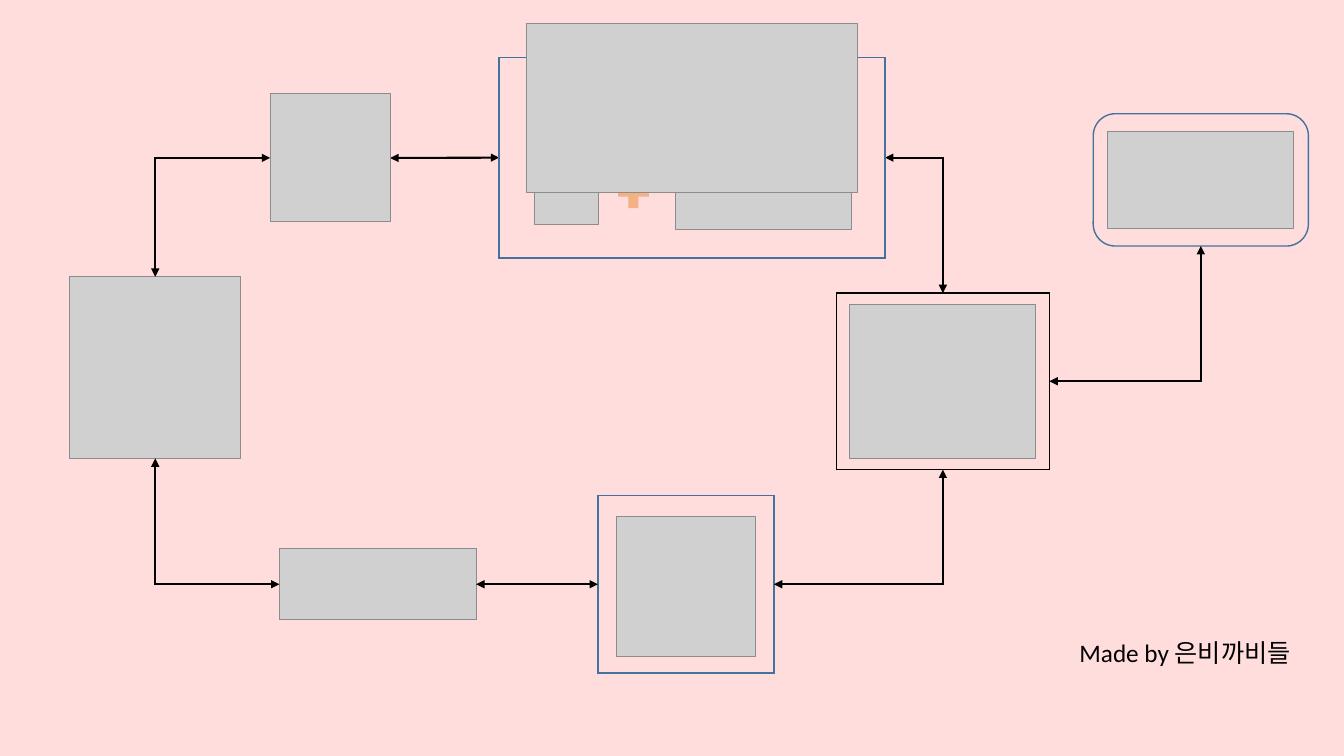
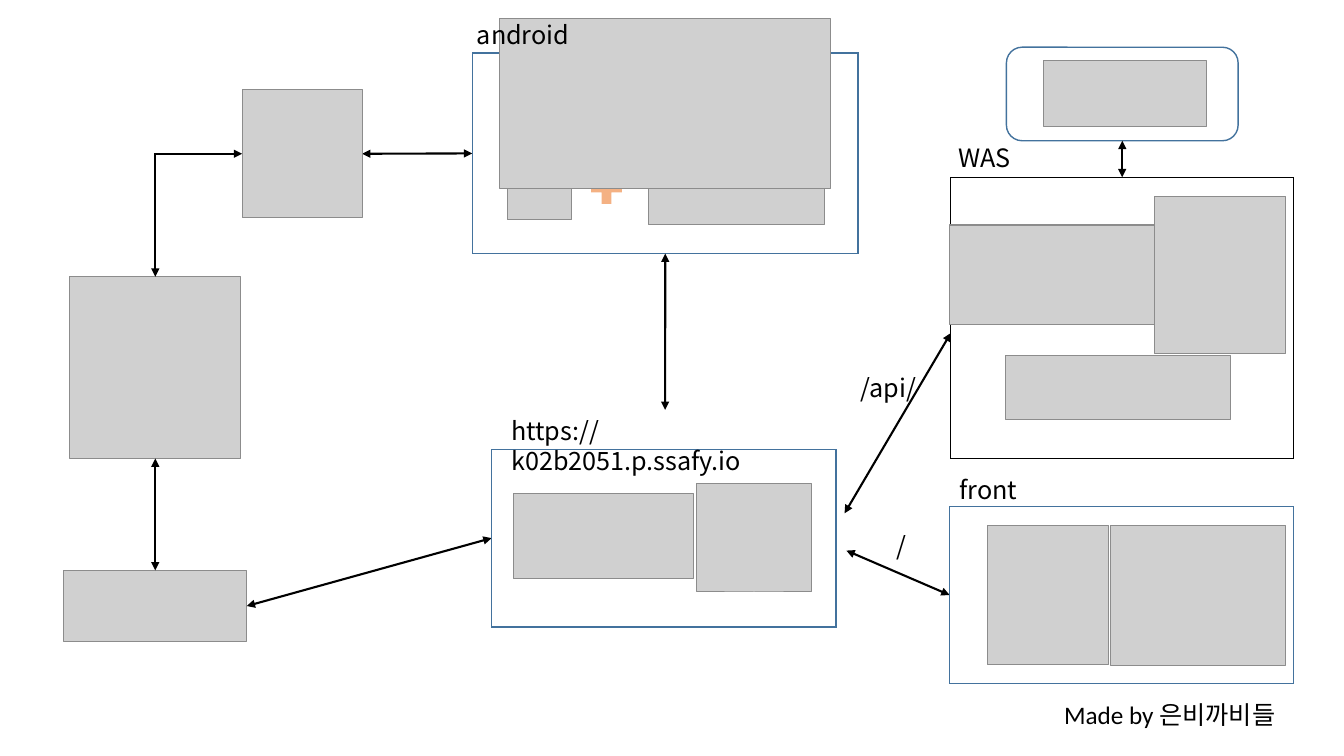
Before and after one commit to 91hongppie/Damda, a slide deck: slide 1 of 발표자료/아키텍처.pptx. Drawn at 1344x756 pixels with LibreOffice and Linux fonts; fonts in the diff are those of the drawing; grey boxes stand for pictures. Boxes give left, top, right and bottom in pixels: in the first picture for what was removed or moved away, otherwise in the second. Text is boxed around its words. In the diff, an @@ line names an element or a change of style, - is before the commit and + after.

```diff
--- a/발표자료/아키텍처.pptx
+++ b/발표자료/아키텍처.pptx
@@ background #FFDDDD to #FFFFFF @@
@@ text added at box(477, 18, 569, 50), 18 pt, text #000000 @@
+android
@@ rounded rectangle: place and size @@
-rounded rectangle at box(1094, 114, 1309, 246)
+rounded rectangle at box(1007, 47, 1239, 141)
@@ picture added at box(1044, 60, 1207, 126) @@
@@ text added at box(958, 148, 1010, 168), 18 pt, text #000000 @@
+WAS
@@ picture removed at box(1108, 132, 1295, 229) @@
@@ elbow double arrow moved from (1050, 381) - (1201, 246) to (1122, 177) - (1122, 141) @@
@@ elbow double arrow moved from (155, 277) - (270, 158) to (155, 277) - (242, 154) @@
@@ 2 pictures, 1 double arrow: place and size @@
-2 pictures, 1 double arrow at box(270, 94, 852, 230)
+2 pictures, 1 double arrow at box(242, 90, 825, 226)
@@ 2 pictures, 1 rectangle, 1 plus sign: place and size @@
-2 pictures, 1 rectangle, 1 plus sign at box(499, 23, 885, 258)
+2 pictures, 1 rectangle, 1 plus sign at box(473, 19, 859, 254)
@@ elbow double arrow removed from (885, 157) to (943, 293) @@
@@ rectangle: place and size @@
-rectangle at box(837, 293, 1050, 470)
+rectangle at box(951, 177, 1294, 459)
@@ picture added at box(1154, 197, 1287, 354) @@
@@ picture added at box(950, 225, 1175, 325) @@
@@ double arrow added from (665, 410) to (665, 254), #000000 1.5 pt @@
@@ picture removed at box(850, 304, 1035, 459) @@
@@ double arrow added from (845, 513) to (951, 333), #000000 1.5 pt @@
@@ picture added at box(1006, 356, 1231, 419) @@
@@ text added at box(860, 377, 916, 403), 18 pt, text #000000 @@
+/api/
@@ group added at box(492, 420, 837, 627): 2 pictures, 1 rectangle, 1 text @@
+https://k02b2051.p.ssafy.io
@@ elbow double arrow moved from (155, 459) - (279, 585) to (155, 459) - (155, 571) @@
@@ elbow double arrow removed from (774, 585) to (943, 470) @@
@@ text added at box(959, 478, 1017, 500), 18 pt, text #000000 @@
+front
@@ rectangle: place and size @@
-rectangle at box(598, 496, 774, 674)
+rectangle at box(950, 506, 1295, 684)
@@ double arrow moved from (476, 585) - (598, 585) to (247, 606) - (492, 538) @@
@@ text added at box(887, 525, 929, 566), 18 pt, text #000000 @@
+/
@@ picture: place and size @@
-picture at box(616, 517, 755, 656)
+picture at box(987, 525, 1109, 664)
@@ picture added at box(1111, 525, 1287, 665) @@
@@ double arrow added from (847, 551) to (950, 595), #000000 1.5 pt @@
@@ picture: place and size @@
-picture at box(279, 548, 476, 620)
+picture at box(64, 571, 247, 642)
@@ text "Made by 은비까비들": place and size @@
-text "Made by 은비까비들" at box(1079, 641, 1291, 666)
+text "Made by 은비까비들" at box(1064, 703, 1275, 728)
```
Also in this commit, not shown: 2 other files.
